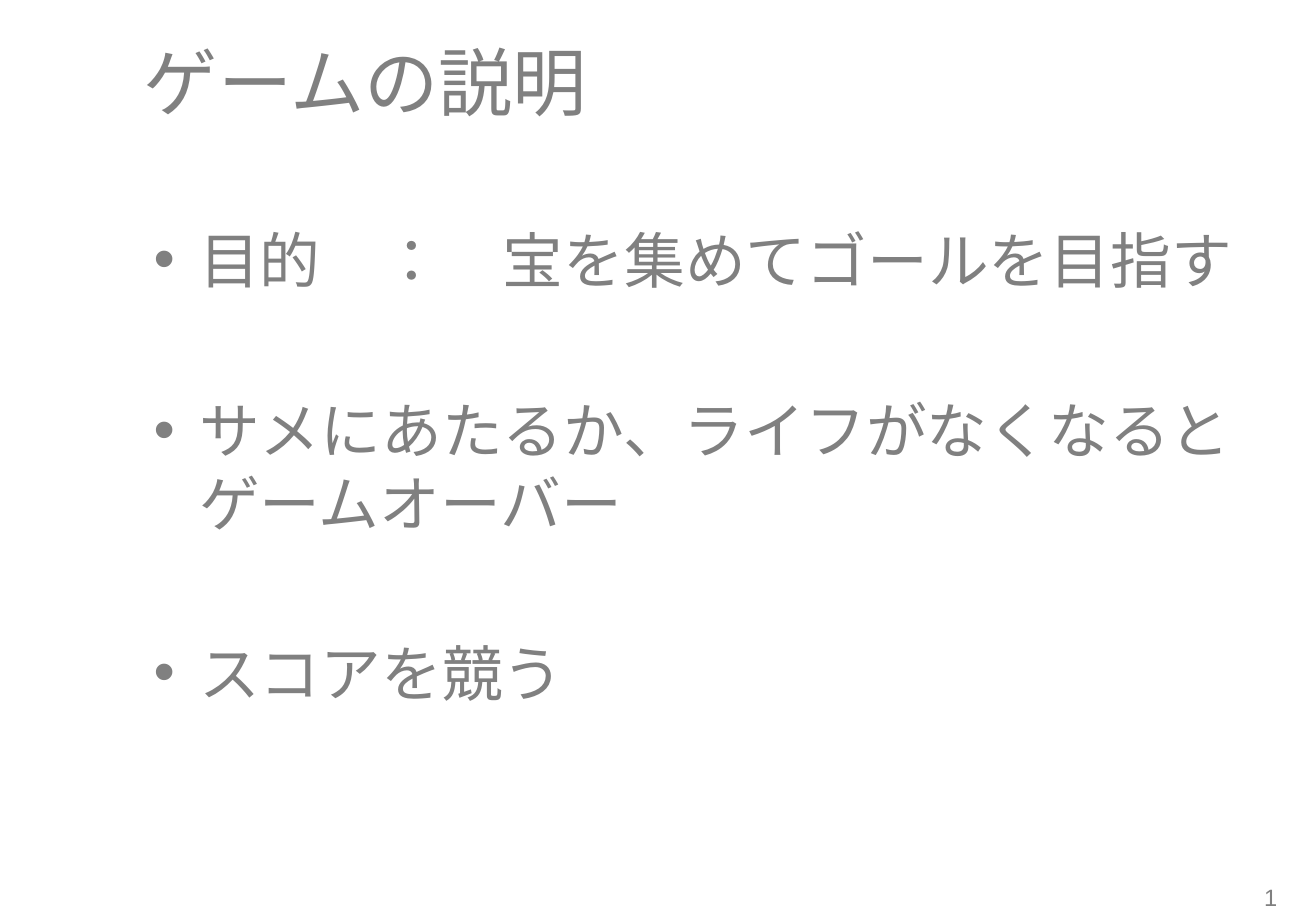
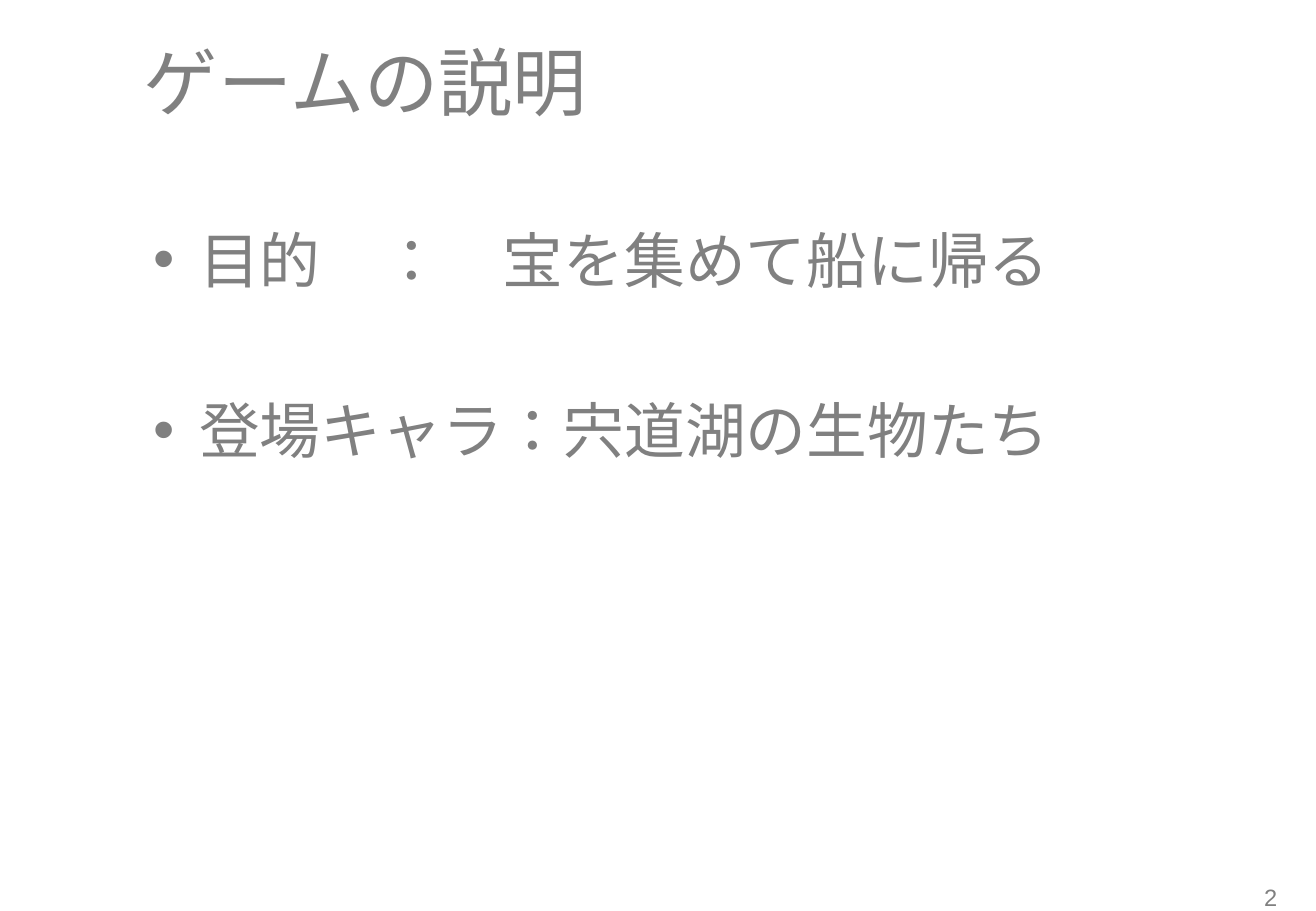
Before and after one commit to RubyCamp/rc2016s_g6, a slide deck: slide 3 of shinziko.pptx (slide 2 before the commit). Drawn at 1316x911 pixels with LibreOffice and Linux fonts; fonts in the diff are those of the drawing; background and template pictures are left out. Boxes give left, top, right and bottom in pixels: in the first picture for what was removed or moved away, otherwise in the second. Text is boxed around its words. In the diff, an @@ line names an element or a change of style, - is before the commit and + after.

Commit message:
スライド微修正

```diff
--- a/shinziko.pptx
+++ b/shinziko.pptx
@@ text at box(199, 232, 1050, 458): text changed @@
-• 目的 ： 宝を集めてゴールを目指す
-• サメにあたるか、ライフがなくなるとゲームオーバー
-• スコアを競う
+• 目的 ： 宝を集めて船に帰る
+• 登場キャラ：宍道湖の生物たち
@@ page number at box(1264, 889, 1277, 906): text changed @@
-1
+2
```
Also in this commit, not shown: 3 other slides changed, 7 slides added.
